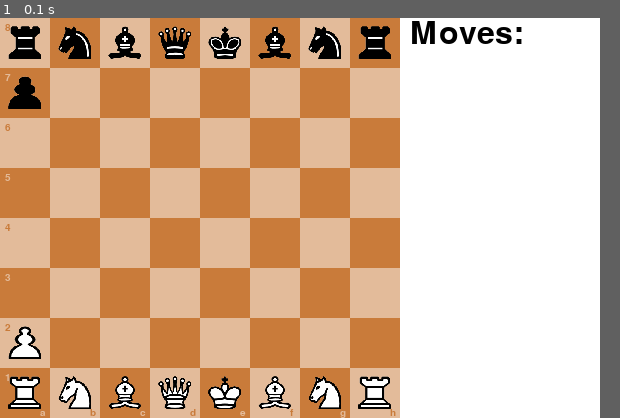
Above: before the commit, frame 1.
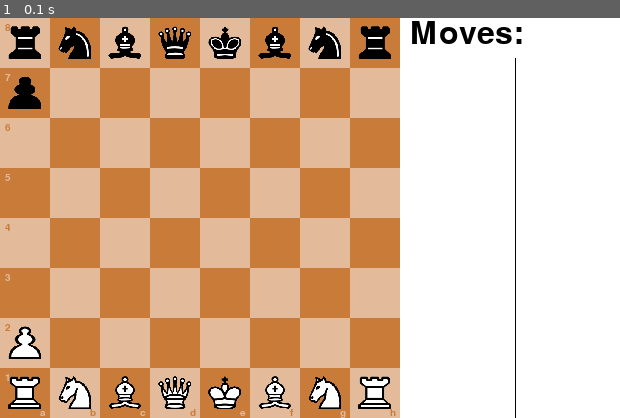
Above: after the commit, the same moment.

Repository: agmui/random_stuff
Game: pygame game, started from chess4D/chess4D.py
Two runs of this game, one before a commit and one after it. Both use one fixed random seed, a clock stepped at 60 frames per second and the inputs below.
Inputs:
- Up to frame 1 (0.1 s): no input
In our replay, the window is 600x400 before the commit and 620x400 after it. These sizes can differ from the game's own. Grey fills any space a smaller window leaves; there, only what the larger window draws over its background counts as a difference.

The runs differ from the first frame. In frame 1, 0.1% of the frame differs, in the area x 83-84%, y 10-100%.

Commit message:
made eat code

Diff:
--- a/chess4D/chess4D.py
+++ b/chess4D/chess4D.py
@@ -6,7 +6,7 @@
 py.display.set_caption('chess')
 clock = py.time.Clock()  # FPS stuff
 size = 50
-GD = py.display.set_mode((size * 8 + 200, size * 8))
+GD = py.display.set_mode((size * 8 + 220, size * 8))
 crashed = False
 select = 0
 action = False
@@ -99,39 +99,56 @@
                     int(my / size) - int(self.pos[1] / size)) <= 1:
                 return (int(my / size) - int(self.pos[1] / size), int(mx / size) - int(self.pos[0] / size)), 1
 
-    def check_touching_color(self, mx, my):
-        pass
-
-
-def init_board():
-    for i in range(8):
-        for j in range(8):
-            if (i + j) % 2 == 0:
-                c = (227, 187, 154)
-            else:
-                c = (201, 123, 58)
-            py.draw.rect(GD, c, (j * size, i * size, size, size))
-    for pieces_ in p:
-        pieces_.draw()
-
-    font = py.font.Font('freesansbold.ttf', 10)
-    letters = ['a', 'b', 'c', 'd', 'e', 'f', 'g', 'h', 'uwu lol']
-    for i in range(9):
-        text = font.render(letters[i], True, (227, 187, 154) if i % 2 == 0 else (201, 123, 58))
-        GD.blit(text, (size * i + 40, size * 8 - 10))
-        text = font.render(str(i), True, (201, 123, 58) if i % 2 == 0 else (227, 187, 154))
-        GD.blit(text, (size - 45, size * (8 - i) + 5))
-
-
-def UI(action):
-    py.draw.rect(GD, (255, 255, 255), (size * 8, 0, 200, size * 8))
-    font = py.font.Font('freesansbold.ttf', 32)
-    text = font.render('Moves:', True, (0, 0, 0))
-    GD.blit(text, (size * 8 + 10, 0))
-    if action:
-        font = py.font.Font('freesansbold.ttf', 14)
-        text = font.render(f"{action[0]}{action[1][0] / 50}{action[1][1] / 50}", True, (0, 0, 0))
-        GD.blit(text, (size * 8 + 10, 50))
+    def check_touching_color(self, mx, my, p):
+        for i in p:
+            if i.pos == (int(mx / 50) * 50, int(my / 50) * 50):
+                i.pos = [-50, -50]
+                return i.color, i.type, self.color
+        return False
+
+
+class board:
+    def __init__(self):
+        self.moves = []
+
+    def draw(self):  # make board class?
+        for i in range(8):
+            for j in range(8):
+                if (i + j) % 2 == 0:
+                    c = (227, 187, 154)
+                else:
+                    c = (201, 123, 58)
+                py.draw.rect(GD, c, (j * size, i * size, size, size))
+        for pieces_ in p:
+            pieces_.draw()
+
+        font = py.font.Font('freesansbold.ttf', 10)
+        letters = ['a', 'b', 'c', 'd', 'e', 'f', 'g', 'h', 'uwu lol']
+        for i in range(9):
+            text = font.render(letters[i], True, (227, 187, 154) if i % 2 == 0 else (201, 123, 58))
+            GD.blit(text, (size * i + 40, size * 8 - 10))
+            text = font.render(str(i), True, (201, 123, 58) if i % 2 == 0 else (227, 187, 154))
+            GD.blit(text, (size - 45, size * (8 - i) + 5))
+
+    def UI(self, action):  # make scrolly thing to see past moves
+        py.draw.rect(GD, (255, 255, 255), (size * 8, 0, 220, size * 8))
+        font = py.font.Font('freesansbold.ttf', 32)
+        text = font.render('Moves:', True, (0, 0, 0))
+        GD.blit(text, (size * 8 + 10, 0))
+        py.draw.line(GD, (0, 0, 0), (size * 8 + 115, 40), (size * 8 + 115, size * 8))
+        if action:
+            font = py.font.Font('freesansbold.ttf', 14)
+            if not action[2]:
+                text = font.render(f"{action[0]} to {action[1][0] / 50},{action[1][1] / 50}", True, (0, 0, 0))
+            else:
+                text = font.render(f"{action[2][2]}{action[0]} takes {action[2][0]}{action[2][1]}", True, (0, 0, 0))
+            self.moves.append(text)
+            if len(self.moves) > 20:
+                self.moves.pop(0)
+        for count, text in enumerate(self.moves):
+            x = 10 if count % 2 == 0 else 120
+            GD.blit(text, (size * 8 + x, 20 * int(count / 2) + 50))
+        return False
 
 
 # set up chess pieces
@@ -158,6 +175,8 @@
 p = [Bking, Bqueen, Bbishop1, Bknight1, Brook1, Bbishop2, Bknight2, Brook2, Bpawn1, Wking, Wqueen, Wbishop1, Wknight1,
      Wrook1, Wbishop2, Wknight2, Wrook2, Wpawn1]
 
+board = board()
+
 
 def main():
     global py, crashed, size, select, action, turn
@@ -176,14 +195,13 @@
                         found = True
                         break
                 if select != 0 and found == False and select.move_check(mx, my):  # check if possible pos
-                    if select.check_touching_color(mx, my):
-                        print(pieces_.type, "eat")
-                    direction, amount = select.move_check(mx, my)[0], select.move_check(mx, my)[1]
+                    eat = select.check_touching_color(mx, my, p)
                     select.move(select.move_check(mx, my)[0], select.move_check(mx, my)[1])
-                    print('moved', select.type, "to: ", direction, amount)
-                    action = select.type, select.pos
+                    # direction, amount = select.move_check(mx, my)[0], select.move_check(mx, my)[1]
+                    # print('moved', select.type, "to: ", direction, amount)
+                    action = select.type, select.pos, eat
                     turn = 'B' if turn == 'W' else 'W'
-                    print('turn:', turn)
+                    # print('turn:', turn)
                     select = 0
                     print('selected none')
                 elif found:
@@ -192,8 +210,8 @@
                     select = 0
                     print('selected none')
 
-        init_board()
-        UI(action)
+        board.draw()
+        action = board.UI(action)
 
         py.display.update()
         clock.tick(60)
